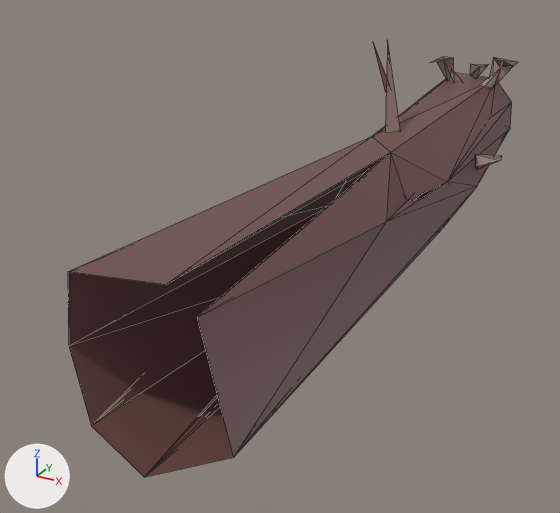
The glTF model assets/models/nature/WoodLog.lod2.glb: old version first, new version second.
Before and after are seen from a 50 mm lens placed at (0.95, -2.26, 1.17), pointed at (-0.24, -0.11, 0.1). The axes (+X, +Y, +Z) are drawn at lower left. The lights are the same throughout. The older version comes first. Mesh edges are drawn as thin lines. Vertices at exactly the same position are counted once.

Names of what the first picture shows: 'WoodLog'.
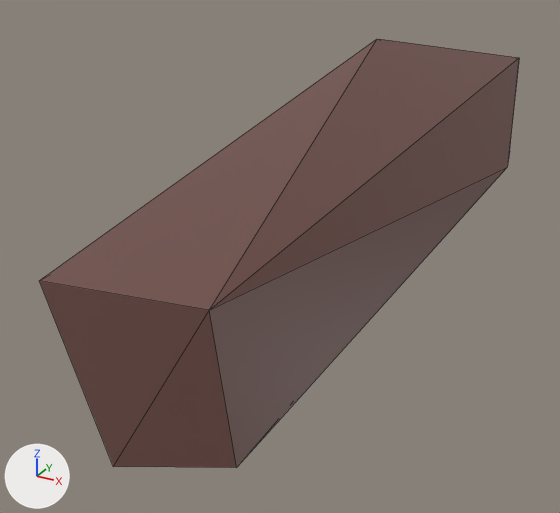
Changed parts and their boxes [x1, y1, x2, y2] in the pictures (560 x 513 px):
'WoodLog', reshaped (7% wider): before [68, 40, 518, 477]; after [39, 39, 519, 468]
part 1 of me_cylinder, rebuilt (8% wider, 6% taller): before [68, 73, 512, 477]; after [39, 39, 519, 468]
part 2 of me_cylinder, deleted: before [373, 40, 518, 169]

Edits to the bpy script that builds the scene:
```text
Change me_cylinder:
    used by ob_woodlog; location = (0.0, 0.0, 0.0)
    remove me_cylinder.from_pydata(...)  # 70 vertices, 116 faces; spans x -0.3..0.3, y -1.17..1.5, z 0.01..0.74
    add me_cylinder.from_pydata(...)  # 10 vertices, 16 faces; spans x -0.29..0.33, y -1.17..1.51, z 0.0..0.75
    me_cylinder part 1: the loose piece of 34 vertices spanning x -0.3..0.24, y -1.17..1.5, z 0.01..0.52 is rebuilt with 10 vertices and now spans x -0.29..0.33, y -1.17..1.51, z 0.0..0.75
    me_cylinder part 2: 6 loose pieces with 36 vertices, spanning x -0.2..0.3, y 0.35..1.46, z 0.25..0.74, are deleted
    remove me_cylinder.materials.append(mat_mushroom_bottom)  # beige #a58d85
```
